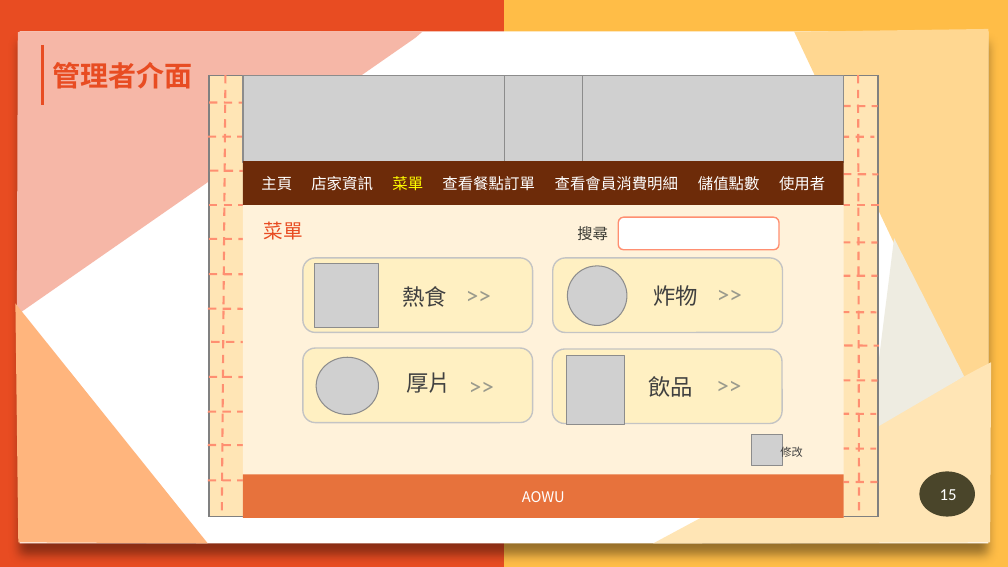
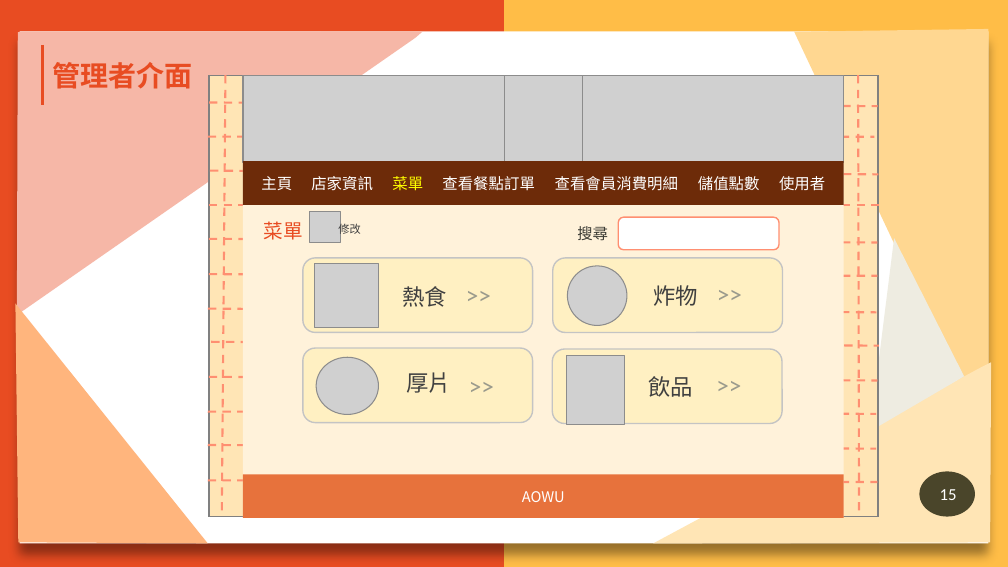
Before and after one commit to N1066442/board-game, a slide deck: slide 15 of 第109408組-AOWU桌遊GO-ppt.pptx. Drawn at 1008x567 pixels with LibreOffice and Linux fonts; fonts in the diff are those of the drawing; grey boxes stand for pictures; background and template pictures are left out. Boxes give left, top, right and bottom in pixels: in the first picture for what was removed or moved away, otherwise in the second. Text is boxed around its words. In the diff, an @@ line names an element or a change of style, - is before the commit and + after.

```diff
--- a/第109408組-AOWU桌遊GO-ppt.pptx
+++ b/第109408組-AOWU桌遊GO-ppt.pptx
@@ picture: place and size @@
-picture at [752, 434, 783, 466]
+picture at [309, 212, 341, 243]
@@ text "修改": place and size @@
-text "修改" at [780, 445, 802, 460]
+text "修改" at [338, 222, 360, 237]
```
Also in this commit, not shown: 1 other slide changed, 2 other files.
